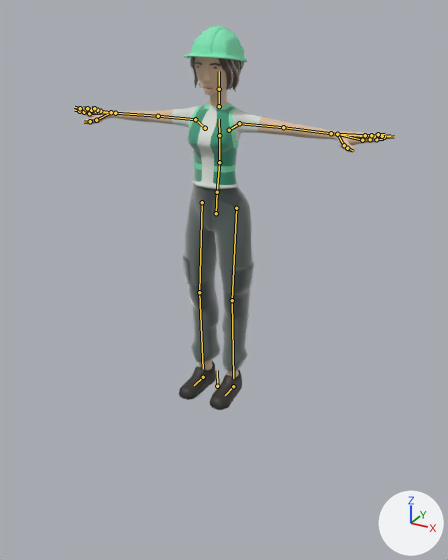
The glTF model assets/models/quaternius_operators/heron.glb, before and after one commit.
The view is the same before and after, from a 50 mm lens placed at (1.45, -2.63, 1.93), pointed at (0.21, -0.38, 0.81). Every picture has the same lights, and +X, +Y and +Z are marked at lower right. The first picture is the older version. The bones that change, and the others that lie on the model, are drawn over the model as lines.

In view in the first picture: 'OperatorBody', 'OperatorFeet', 'OperatorHead', 'OperatorLegs'.
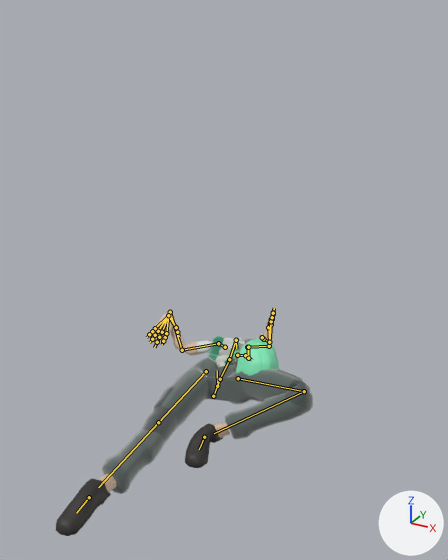
The newer file adds an action. The first version stands in its rest pose; the second is drawn at frame 1 of the action 'slide_loop'.

What differs and where, as boxes (x1, y1, x2, y2) in the pictures (448 x 560 px):
'OperatorLegs', posed (194% wider, 27% shorter): before (183, 184, 254, 372); after (102, 357, 313, 494)
'OperatorBody', posed: before (75, 101, 392, 189); after (147, 308, 275, 367)
'OperatorFeet', posed: before (179, 360, 242, 410); after (56, 422, 230, 536)
'OperatorHead', posed: before (183, 25, 247, 101); after (231, 339, 279, 376)
bone 'mixamorig:Hips', root to tip: before (216, 213) to (217, 192); after (213, 396) to (220, 379)
bone 'mixamorig:Spine', root to tip: before (217, 192) to (219, 162); after (220, 379) to (229, 359)
bone 'mixamorig:Spine1', root to tip: before (219, 162) to (219, 135); after (229, 359) to (236, 340)
bone 'mixamorig:Spine2', root to tip: before (219, 135) to (219, 119); after (236, 340) to (236, 348)
bone 'mixamorig:Neck', root to tip: before (219, 106) to (219, 89); after (237, 355) to (245, 355)
bone 'mixamorig:Head', root to tip: before (219, 89) to (219, 71); after (245, 355) to (252, 360)
bone 'mixamorig:LeftShoulder', root to tip: before (229, 130) to (239, 123); after (247, 347) to (248, 358)
bone 'mixamorig:LeftArm', root to tip: before (239, 123) to (283, 127); after (248, 358) to (248, 347)
bone 'mixamorig:LeftForeArm', root to tip: before (283, 127) to (331, 133); after (248, 347) to (269, 346)
bone 'mixamorig:LeftHand', root to tip: before (331, 133) to (337, 134); after (269, 346) to (269, 342)
bone 'mixamorig:RightShoulder', root to tip: before (205, 128) to (195, 119); after (225, 347) to (218, 343)
bone 'mixamorig:RightArm', root to tip: before (195, 119) to (158, 116); after (218, 343) to (182, 350)
bone 'mixamorig:RightForeArm', root to tip: before (158, 116) to (115, 113); after (182, 350) to (170, 312)
bone 'mixamorig:RightHand', root to tip: before (115, 113) to (111, 112); after (170, 312) to (168, 315)
bone 'mixamorig:LeftUpLeg', root to tip: before (236, 208) to (232, 300); after (238, 378) to (304, 391)
bone 'mixamorig:LeftLeg', root to tip: before (232, 300) to (233, 378); after (304, 391) to (214, 433)
bone 'mixamorig:RightUpLeg', root to tip: before (202, 202) to (199, 292); after (206, 371) to (158, 422)
bone 'mixamorig:RightLeg', root to tip: before (199, 292) to (203, 369); after (158, 422) to (98, 487)
bone 'mixamorig:LeftFoot', root to tip: before (233, 386) to (225, 395); after (204, 437) to (199, 449)
bone 'mixamorig:RightFoot', root to tip: before (203, 377) to (194, 385); after (89, 497) to (76, 513)

The edits, one by one:
Bone 'mixamorig:Hips' (bone_mixamorig_hips) moves from (0.0, 0.0, 0.0) to (0.022, -1.013, -0.067).
Bone 'mixamorig:Hips' (bone_mixamorig_hips) turns from (0, 0, 0) to (-52, 3, 5) degrees about its own x, y and z.
Bone 'mixamorig:Spine' (bone_mixamorig_spine) turns from (0, 0, 0) to (-5, 0, 0) degrees about its own x, y and z.
Bone 'mixamorig:Spine1' (bone_mixamorig_spine1) turns from (0, 0, 0) to (49, 16, -11) degrees about its own x, y and z.
Bone 'mixamorig:Spine2' (bone_mixamorig_spine2) turns from (0, 0, 0) to (105, 26, 17) degrees about its own x, y and z.
Bone 'mixamorig:Neck' (bone_mixamorig_neck) turns from (0, 0, 0) to (150, 4, 45) degrees about its own x, y and z.
Bone 'mixamorig:Head' (bone_mixamorig_head) turns from (0, 0, 0) to (180, -13, 65) degrees about its own x, y and z.
Bone 'mixamorig:LeftShoulder' (bone_mixamorig_leftshoulder) turns from (0, 0, 0) to (127, -8, 125) degrees about its own x, y and z.
Bone 'mixamorig:LeftArm' (bone_mixamorig_leftarm) turns from (0, 0, 0) to (67, -43, 87) degrees about its own x, y and z.
Bone 'mixamorig:LeftForeArm' (bone_mixamorig_leftforearm) turns from (0, 0, 0) to (35, -19, 166) degrees about its own x, y and z.
Bone 'mixamorig:LeftHand' (bone_mixamorig_lefthand) turns from (0, 0, 0) to (16, -22, -128) degrees about its own x, y and z.
Bone 'mixamorig:RightShoulder' (bone_mixamorig_rightshoulder) turns from (0, 0, 0) to (60, -147, 45) degrees about its own x, y and z.
Bone 'mixamorig:RightArm' (bone_mixamorig_rightarm) turns from (0, 0, 0) to (18, -154, -17) degrees about its own x, y and z.
Bone 'mixamorig:RightForeArm' (bone_mixamorig_rightforearm) turns from (0, 0, 0) to (7, 155, -87) degrees about its own x, y and z.
Bone 'mixamorig:RightHand' (bone_mixamorig_righthand) turns from (0, 0, 0) to (-133, 30, 40) degrees about its own x, y and z.
Bone 'mixamorig:LeftUpLeg' (bone_mixamorig_leftupleg) moves from (0.0, 0.0, 0.0) to (0.02, 0.962, 0.082).
Bone 'mixamorig:LeftUpLeg' (bone_mixamorig_leftupleg) turns from (0, 0, 0) to (-95, -71, -11) degrees about its own x, y and z.
Bone 'mixamorig:LeftLeg' (bone_mixamorig_leftleg) turns from (0, 0, 0) to (18, -15, 118) degrees about its own x, y and z.
Bone 'mixamorig:RightUpLeg' (bone_mixamorig_rightupleg) moves from (0.0, 0.0, 0.0) to (0.021, 0.968, 0.063).
Bone 'mixamorig:RightUpLeg' (bone_mixamorig_rightupleg) turns from (0, 0, 0) to (-82, 0, -4) degrees about its own x, y and z.
Bone 'mixamorig:RightLeg' (bone_mixamorig_rightleg) turns from (0, 0, 0) to (-7, -3, 0) degrees about its own x, y and z.
Bone 'mixamorig:LeftFoot' (bone_mixamorig_leftfoot) moves from (0.0, 0.0, 0.0) to (0.081, 0.454, 0.006).
Bone 'mixamorig:LeftFoot' (bone_mixamorig_leftfoot) turns from (0, 0, 0) to (-2, 0, -16) degrees about its own x, y and z.
Bone 'mixamorig:RightFoot' (bone_mixamorig_rightfoot) moves from (0.0, 0.0, 0.0) to (0.04, 1.03, 0.022).
Bone 'mixamorig:RightFoot' (bone_mixamorig_rightfoot) turns from (0, 0, 0) to (-2, 0, -9) degrees about its own x, y and z.
